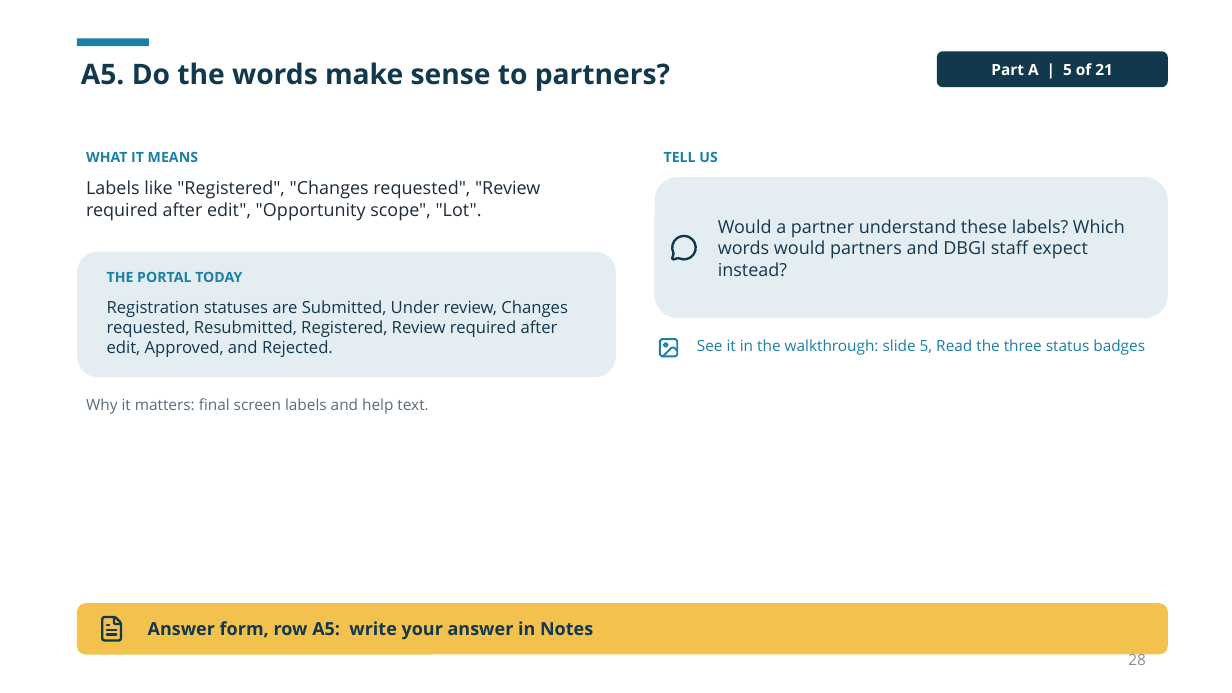
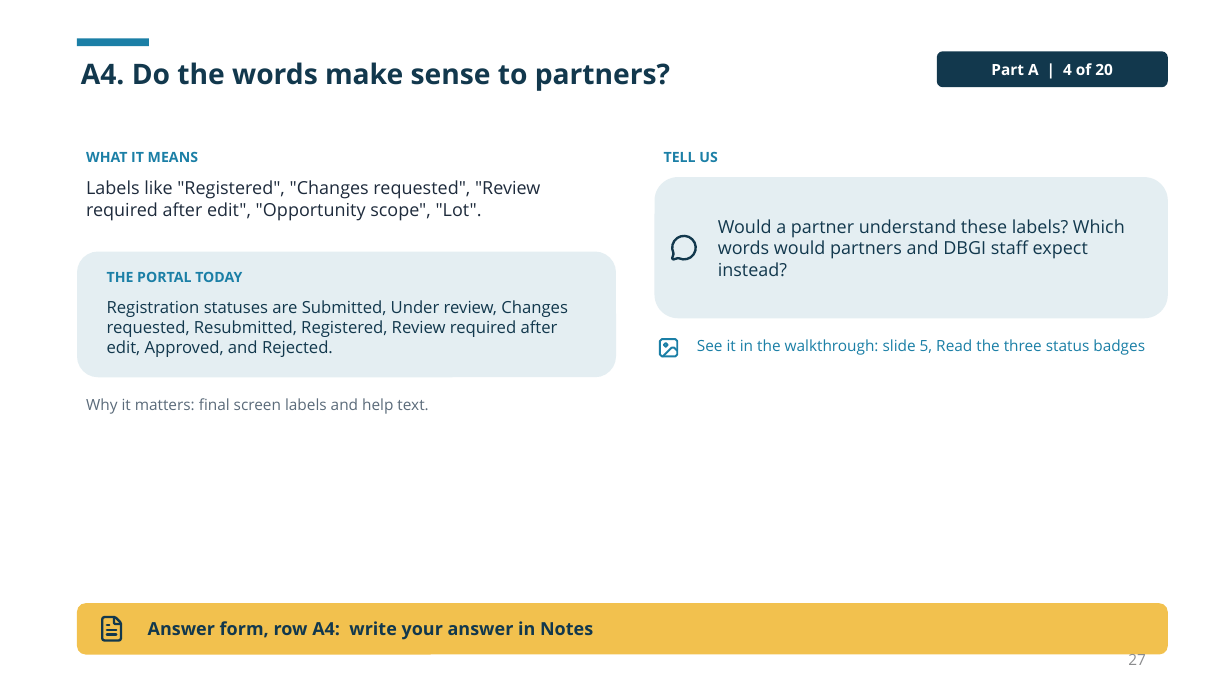
Before and after one commit to dbsuarez/dbgi-deal-registration-portal, a slide deck: slide 27 of docs/guides/Portal User Guide/Using the DBGI Portal.pptx (slide 28 before the commit). Drawn at 1232x693 pixels with LibreOffice and Linux fonts; fonts in the diff are those of the drawing. Boxes give left, top, right and bottom in pixels: in the first picture for what was removed or moved away, otherwise in the second. Text is boxed around its words. In the diff, an @@ line names an element or a change of style, - is before the commit and + after.

```diff
--- a/docs/guides/Portal User Guide/Using the DBGI Portal.pptx
+++ b/docs/guides/Portal User Guide/Using the DBGI Portal.pptx
@@ text at bbox=[81, 62, 670, 91]: text changed @@
-A5. Do the words make sense to partners?
+A4. Do the words make sense to partners?
@@ text in rounded rectangle at bbox=[991, 63, 1113, 75]: text changed @@
-Part A | 5 of 21
+Part A | 4 of 20
@@ text at bbox=[148, 621, 593, 640]: text changed @@
-Answer form, row A5: write your answer in Notes
+Answer form, row A4: write your answer in Notes
@@ page number at bbox=[1128, 651, 1146, 665]: text changed @@
-28
+27
```
Also in this commit, not shown: 21 other slides changed, 1 slide removed, 7 other files.
